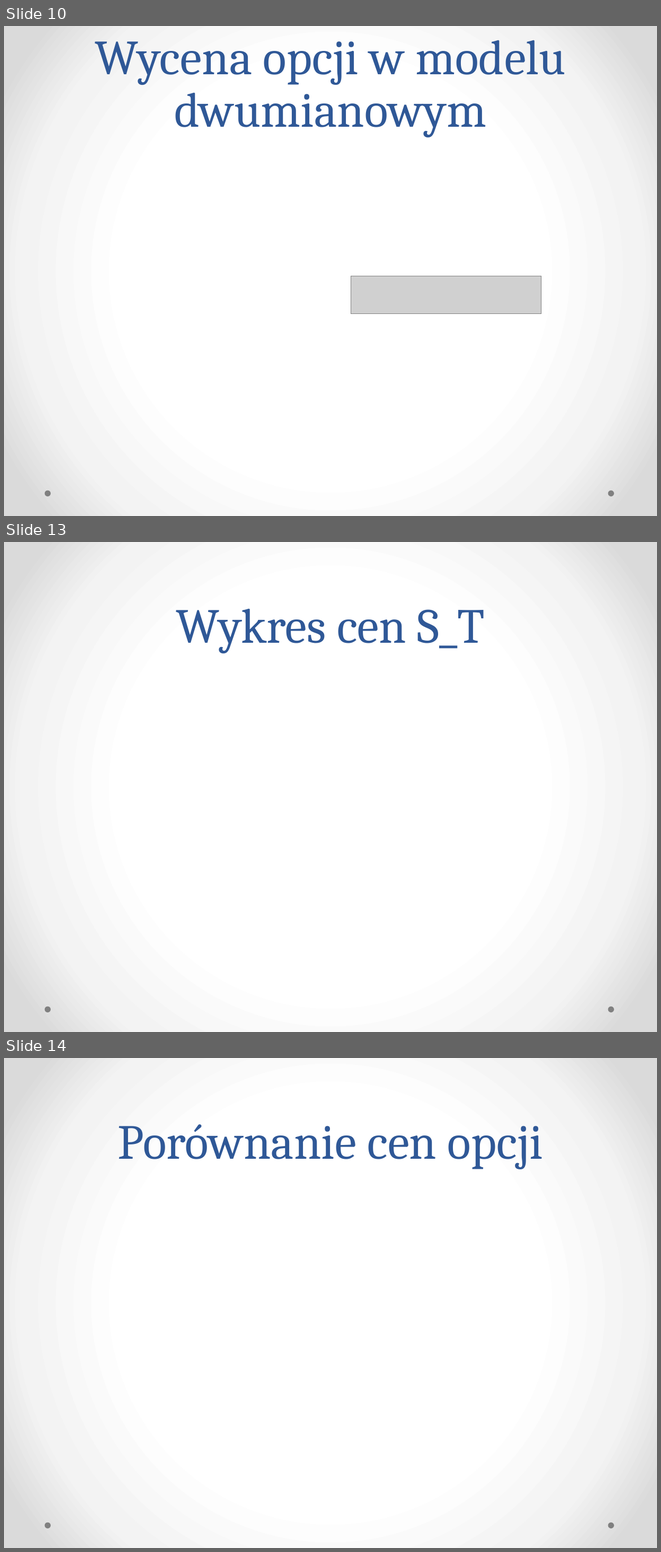
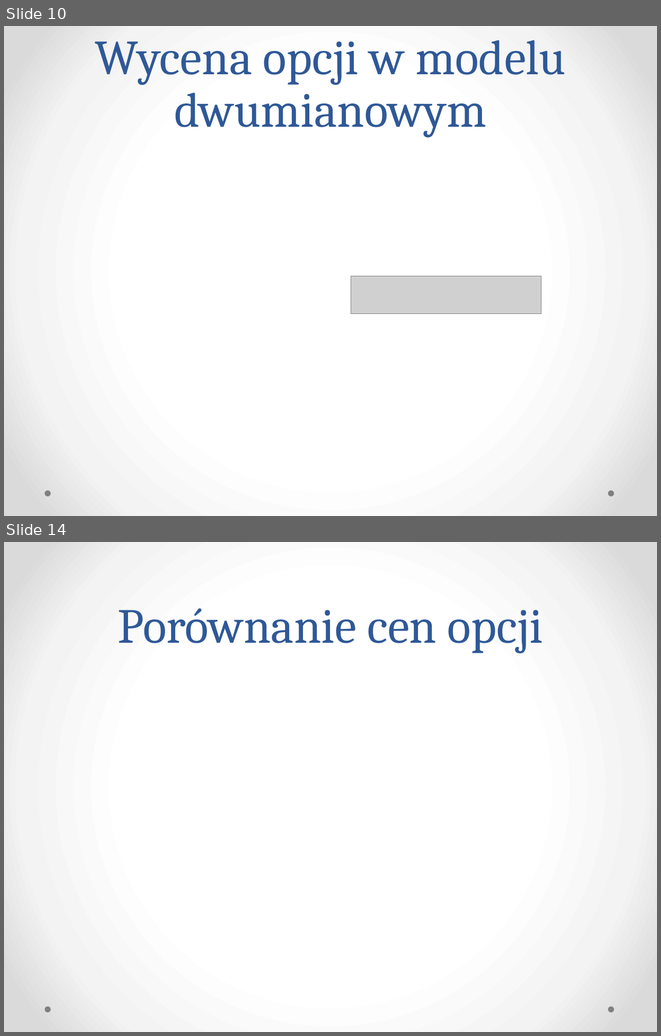
Before and after one commit to klaudia-tunska/Projekt, a slide deck: Prezentacja.pptx. Shown one above the other, each under a label of ours: slides 10, 13 and 14 before the commit, slides 10 and 14 after it; the slides between them are not shown. The pictures are 661x1552 and 661x1036 pixels, drawn with LibreOffice and Linux fonts; fonts in the diff are those of the drawing; grey boxes stand for pictures. Boxes give left, top, right and bottom in pixels: in the first picture for what was removed or moved away, otherwise in the second. Text is boxed around its words. In the diff, an @@ line names an element or a change of style, - is before the commit and + after.

```diff
--- a/Prezentacja.pptx
+++ b/Prezentacja.pptx
@@ slide 13 removed at (4, 542, 657, 1032), background gradient #FFFFFF to #F4F4F4 to #DADADA; not listed: 2 template elements that a slide beside it also shows @@
@@ title removed at (176, 608, 485, 653) @@
-Wykres cen S_T
```
Also in this commit, not shown: 3 slides changed, 1 slide added.
